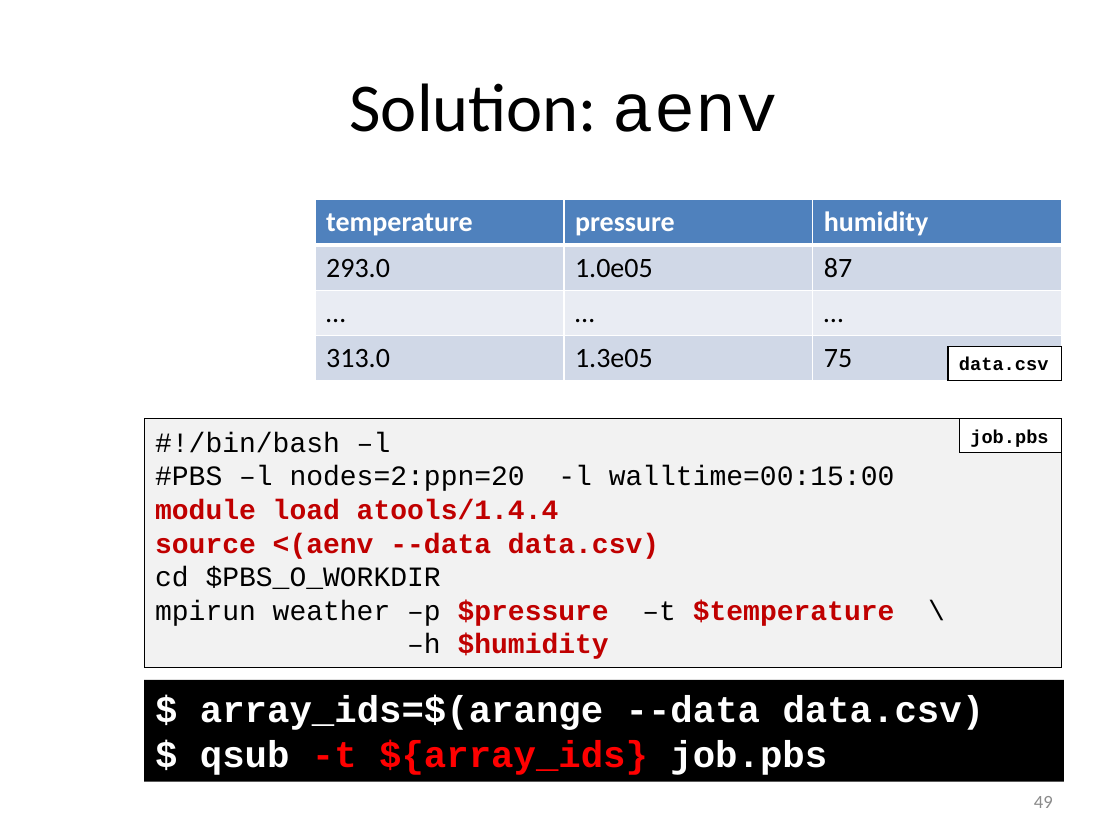
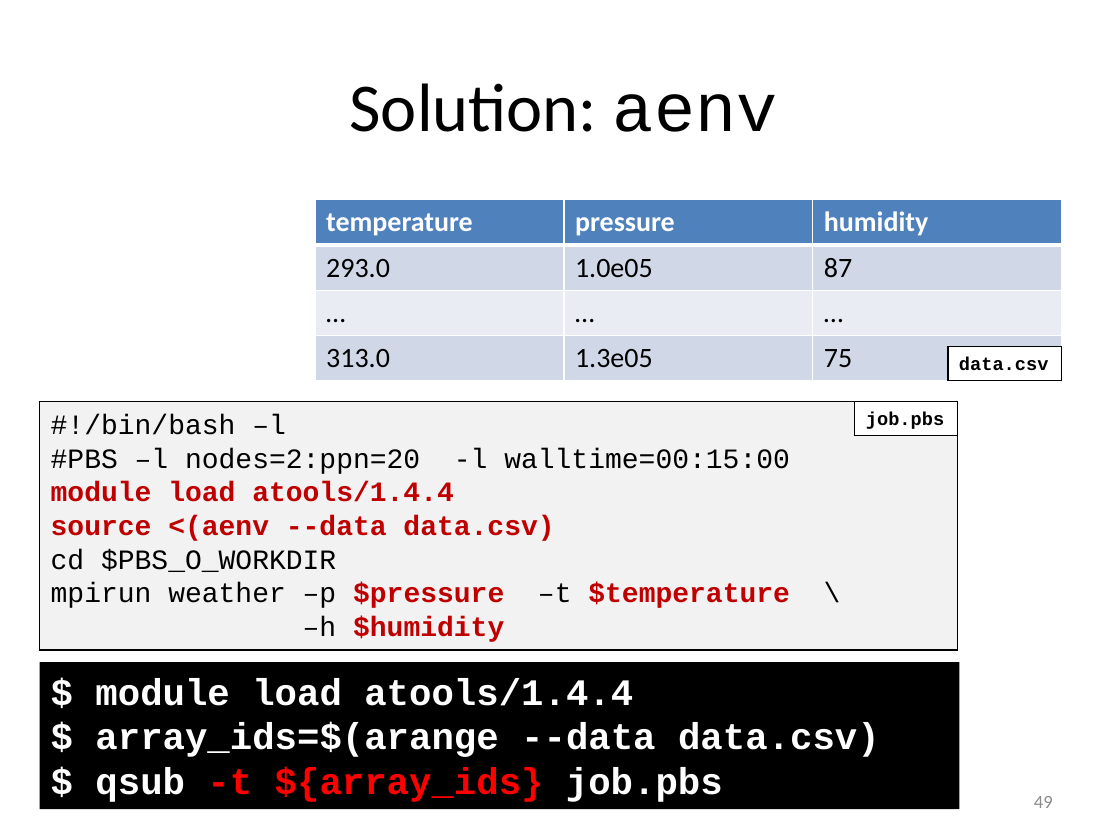
Before and after one commit to gjbex/training-material, a slide deck: slide 49 of Misc/worker_atools.pptx. Drawn at 1120x840 pixels with LibreOffice and Linux fonts; fonts in the diff are those of the drawing. Boxes give left, top, right and bottom in pixels: in the first picture for what was removed or moved away, otherwise in the second. Text is boxed around its words. In the diff, an @@ line names an element or a change of style, - is before the commit and + after.

```diff
--- a/Misc/worker_atools.pptx
+++ b/Misc/worker_atools.pptx
@@ rectangle "#!/bin/bash –l": place and size @@
-rectangle "#!/bin/bash –l" at bbox=[144, 419, 1062, 668]
+rectangle "#!/bin/bash –l" at bbox=[39, 401, 956, 650]
@@ rectangle "job.pbs": place and size @@
-rectangle "job.pbs" at bbox=[960, 419, 1062, 452]
+rectangle "job.pbs" at bbox=[855, 401, 956, 435]
@@ rectangle "$ module load atools/1.4.4": place and size @@
-rectangle "$ module load atools/1.4.4" at bbox=[144, 680, 1064, 782]
+rectangle "$ module load atools/1.4.4" at bbox=[39, 662, 959, 809]
@@ text in rectangle at bbox=[95, 678, 633, 706]: paragraph added @@
+$ module load atools/1.4.4
```
Also in this commit, not shown: 1 other slide changed.
